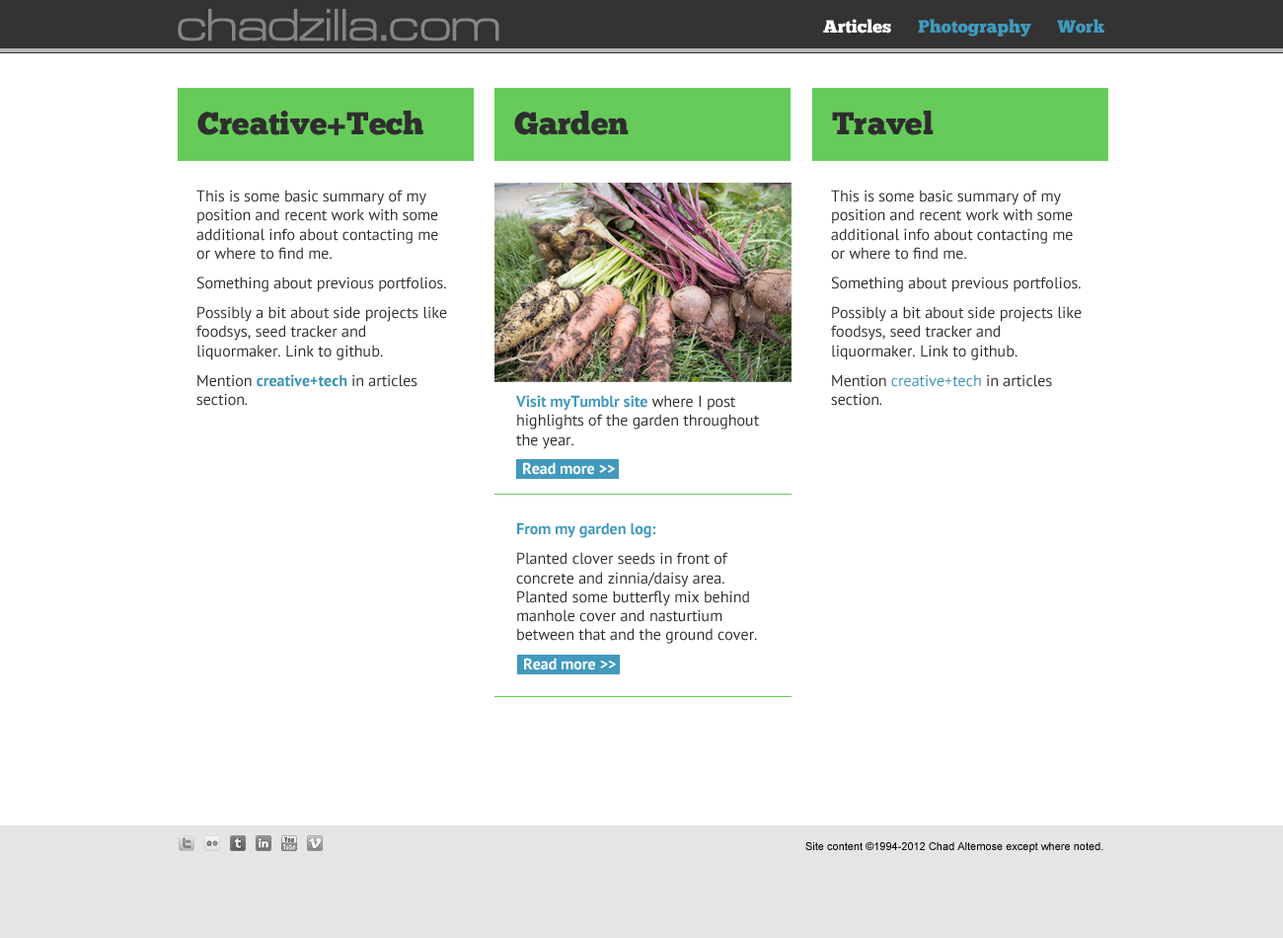
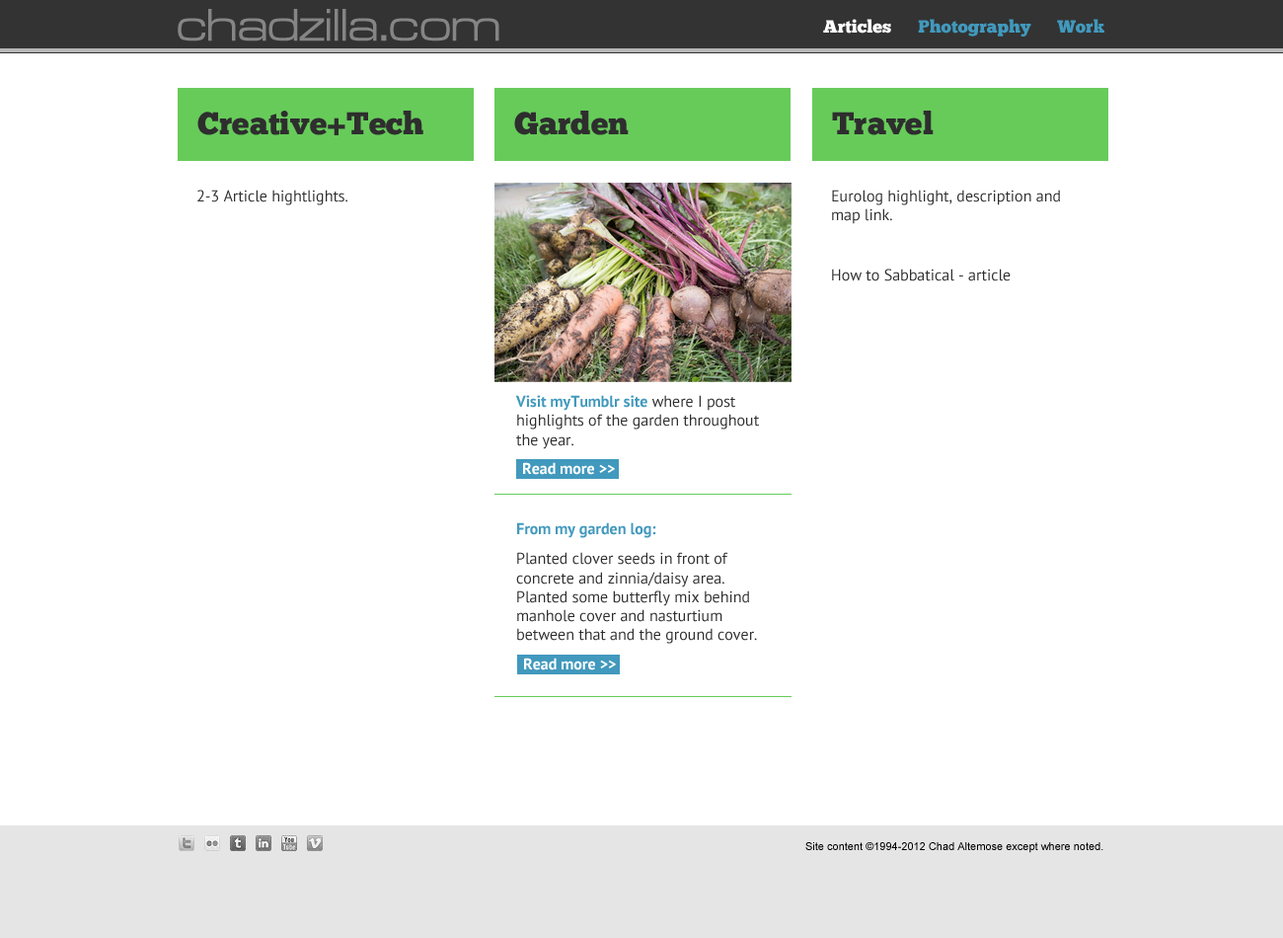
Revision of a layered 1283 x 938 image; what changed, layer by layer:
renamed "This is some basic summary of my position and recent work with" to "Eurolog highlight, description and map link. How to Sabbatical", painted on it over left=831, top=189, right=1082, bottom=406
renamed "This is some basic summary of my position and recent work with" to "2-3 Article hightlights.", painted on it over left=196, top=189, right=448, bottom=406
